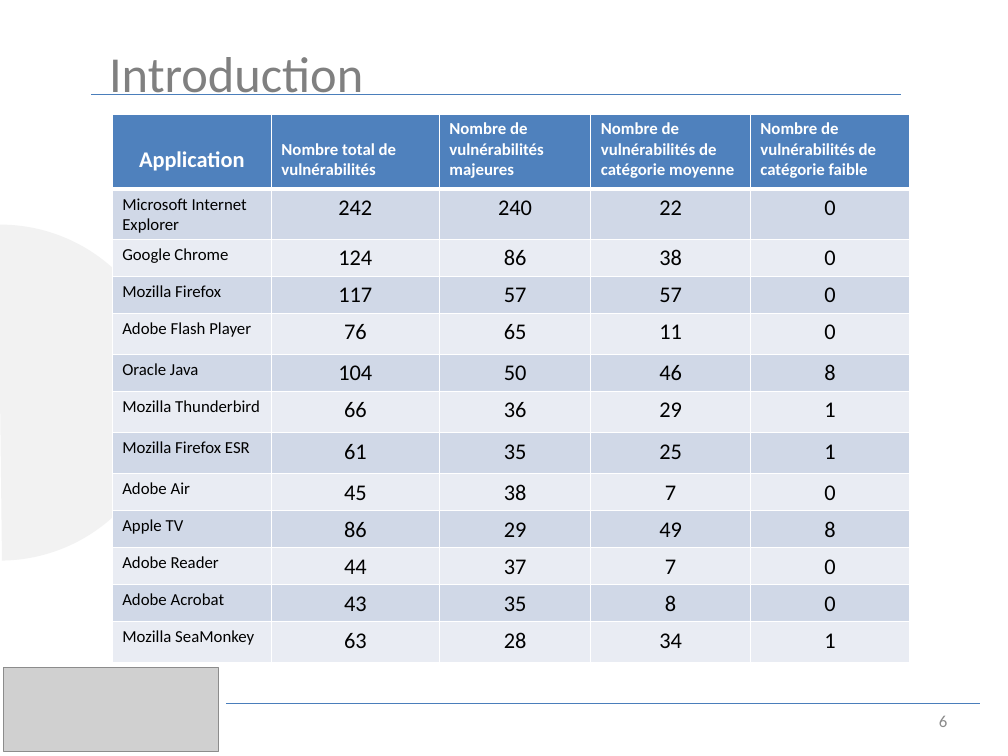
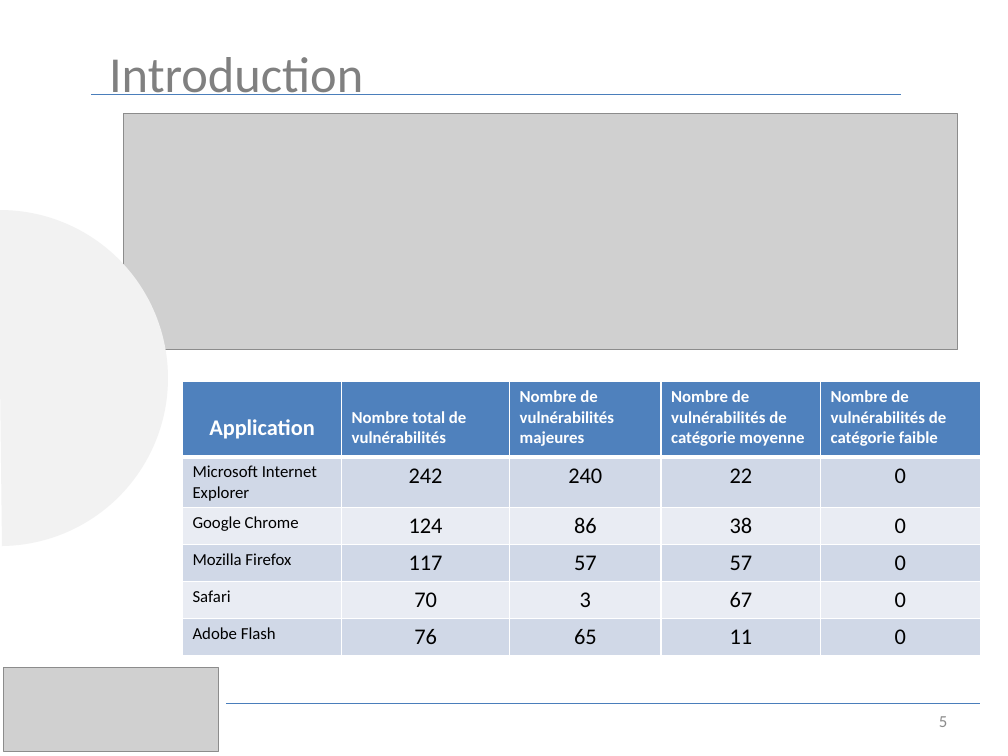
Before and after one commit to luinaudt/inf6422, a slide deck: slide 5 of lab3/presentation.pptx (slide 6 before the commit). Drawn at 1008x756 pixels with LibreOffice and Linux fonts; fonts in the diff are those of the drawing; grey boxes stand for pictures. Boxes give left, top, right and bottom in pixels: in the first picture for what was removed or moved away, otherwise in the second. Text is boxed around its words. In the diff, an @@ line names an element or a change of style, - is before the commit and + after.

```diff
--- a/lab3/presentation.pptx
+++ b/lab3/presentation.pptx
@@ picture added at (124,114,958,350) @@
@@ arc (boxed as its full ellipse): place and size @@
-arc (boxed as its full ellipse) at (0,225,167,560)
+arc (boxed as its full ellipse) at (0,210,167,545)
@@ table at (182,382,980,655) @@
-row 5: Adobe Flash Player | 76 | 65 | 11 | 0
-row 6: Oracle Java | 104 | 50 | 46 | 8
-row 7: Mozilla Thunderbird | 66 | 36 | 29 | 1
-row 8: Mozilla Firefox ESR | 61 | 35 | 25 | 1
-row 9: Adobe Air | 45 | 38 | 7 | 0
-row 10: Apple TV | 86 | 29 | 49 | 8
-row 11: Adobe Reader | 44 | 37 | 7 | 0
-row 12: Adobe Acrobat | 43 | 35 | 8 | 0
-row 13: Mozilla SeaMonkey | 63 | 28 | 34 | 1
+row 5: Safari | 70 | 3 | 67 | 0
+row 6: Adobe Flash | 76 | 65 | 11 | 0
@@ table: place and size @@
-table at (112,114,909,663)
+table at (182,382,980,655)
@@ page number at (939,716,947,727): text changed @@
-6
+5
```
Also in this commit, not shown: 15 other slides changed, 6 slides added, 4 slides removed.
